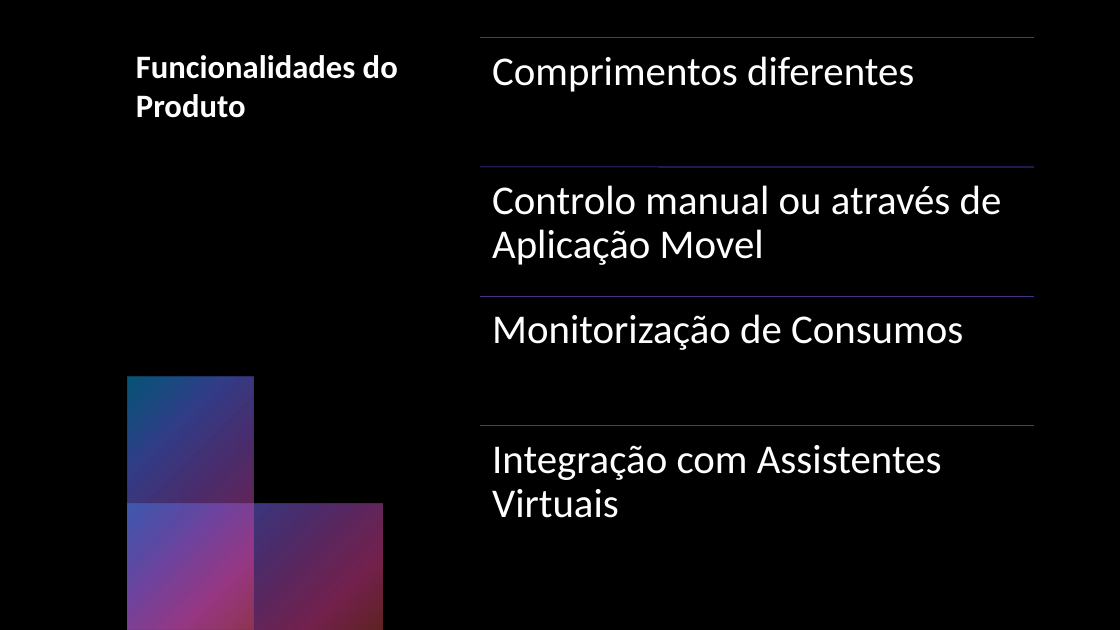
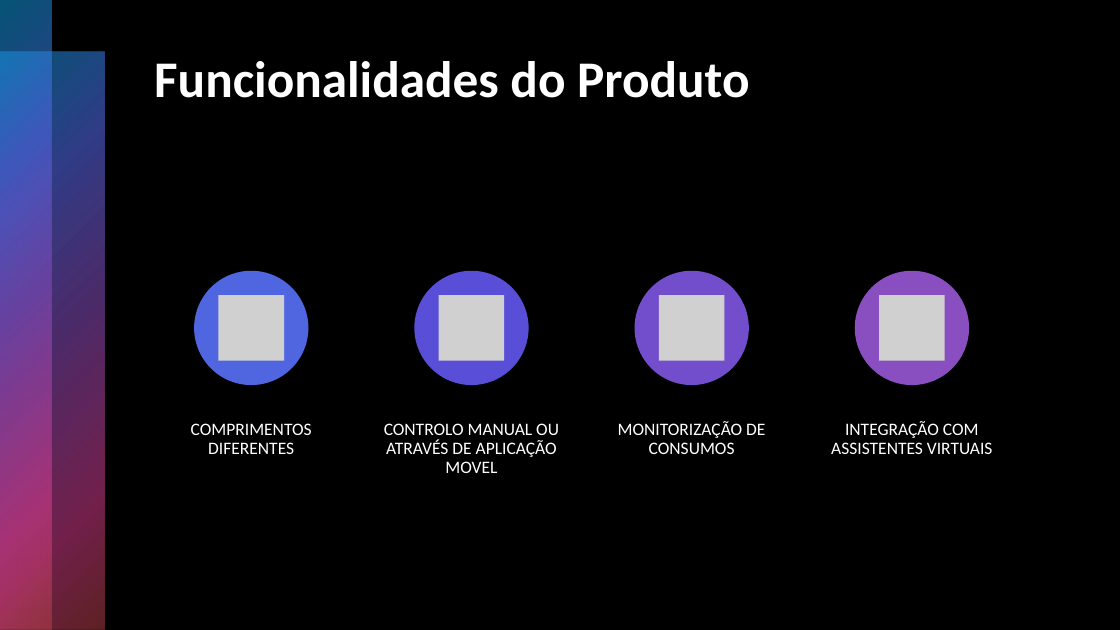
Before and after one commit to zDragonPaulo/Marketing_Projeto, a slide deck: slide 3 of Recursos Adicionais/EzPower™ - Apresentação do Produto.pptx. Drawn at 1120x630 pixels with LibreOffice and Linux fonts; fonts in the diff are those of the drawing; grey boxes stand for pictures. Boxes give left, top, right and bottom in pixels: in the first picture for what was removed or moved away, otherwise in the second. Text is boxed around its words. In the diff, an @@ line names an element or a change of style, - is before the commit and + after.

```diff
--- a/Recursos Adicionais/EzPower™ - Apresentação do Produto.pptx
+++ b/Recursos Adicionais/EzPower™ - Apresentação do Produto.pptx
@@ rectangle added at <box>0,0,52,630</box>, fill gradient #0BA5E8 to #5066E1 to #894EC0 to #E54196 to #BE4449 @@
@@ rectangle added at <box>0,52,104,630</box>, fill gradient #0BA5E8 to #5066E1 to #894EC0 to #E54196 to #BE4449 @@
@@ title "Funcionalidades do Produto": place and size @@
-title "Funcionalidades do Produto" at <box>136,55,398,118</box>
+title "Funcionalidades do Produto" at <box>154,61,749,98</box>
@@ title "Funcionalidades do Produto" at <box>154,61,749,98</box>: size 28 to 44 pt @@
@@ group added at <box>194,271,970,385</box>: 4 ellipses, 4 pictures @@
@@ rectangle removed at <box>128,377,254,630</box> @@
@@ text at <box>191,423,312,454</box>: text changed; size 35 to 15 pt @@
-Comprimentos diferentes
+COMPRIMENTOS DIFERENTES
@@ text at <box>384,423,559,473</box>: text changed; size 35 to 15 pt @@
-Controlo manual ou através de Aplicação Movel
+CONTROLO MANUAL OU ATRAVÉS DE APLICAÇÃO MOVEL
@@ group removed at <box>480,38,1034,426</box>: 4 lines @@
@@ text at <box>618,421,765,454</box>: text changed; size 35 to 15 pt @@
-Monitorização de Consumos
+MONITORIZAÇÃO DE CONSUMOS
@@ text at <box>831,421,993,454</box>: text changed; size 35 to 15 pt @@
-Integração com Assistentes Virtuais
+INTEGRAÇÃO COM ASSISTENTES VIRTUAIS
@@ rectangle removed at <box>128,503,382,630</box> @@
```
Also in this commit, not shown: 1 other slide changed.
